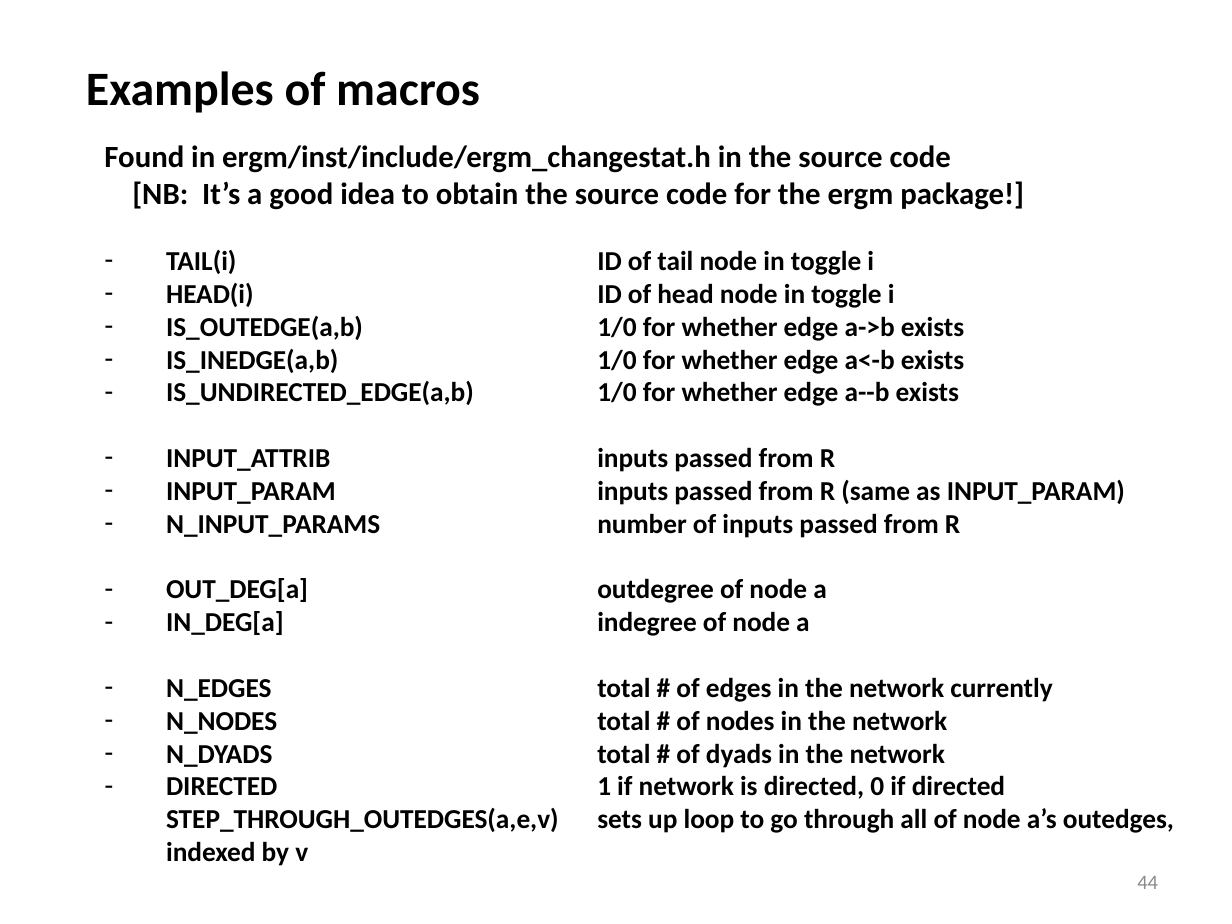
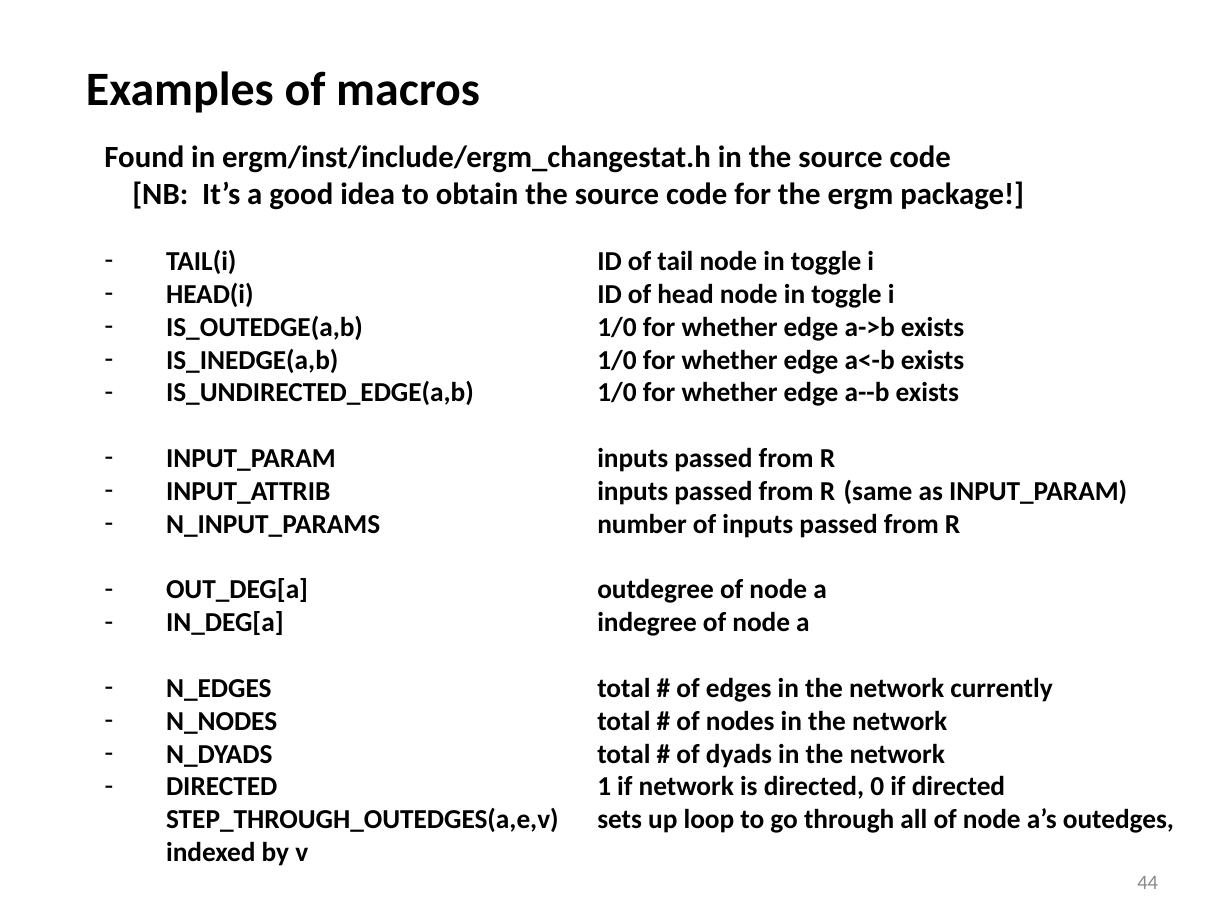
Before and after one commit to statnet/Workshops----OBSOLETE, a slide deck: slide 44 of ergm.userterms/EUT tutorial slides.pptx. Drawn at 1232x924 pixels with LibreOffice and Linux fonts; fonts in the diff are those of the drawing. Boxes give left, top, right and bottom in pixels: in the first picture for what was removed or moved away, otherwise in the second. Text is boxed around its words. In the diff, an @@ line names an element or a change of style, - is before the commit and + after.

```diff
--- a/ergm.userterms/EUT tutorial slides.pptx
+++ b/ergm.userterms/EUT tutorial slides.pptx
@@ text at (166, 447, 1127, 505): text changed @@
-– INPUT_ATTRIB inputs passed from R
-– INPUT_PARAM inputs passed from R (same as INPUT_PARAM)
+– INPUT_PARAM inputs passed from R
+– INPUT_ATTRIB inputs passed from R (same as INPUT_PARAM)
```
Also in this commit, not shown: 1 other slide changed.
